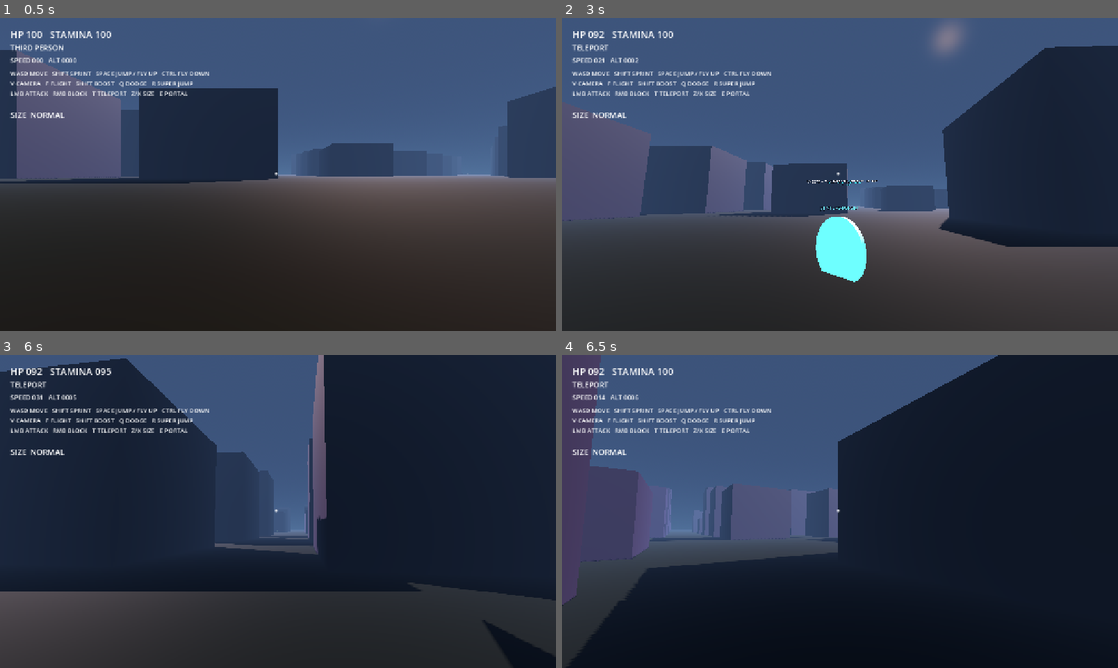
Above: before the commit, frames 1-4 (two rows, left to right).
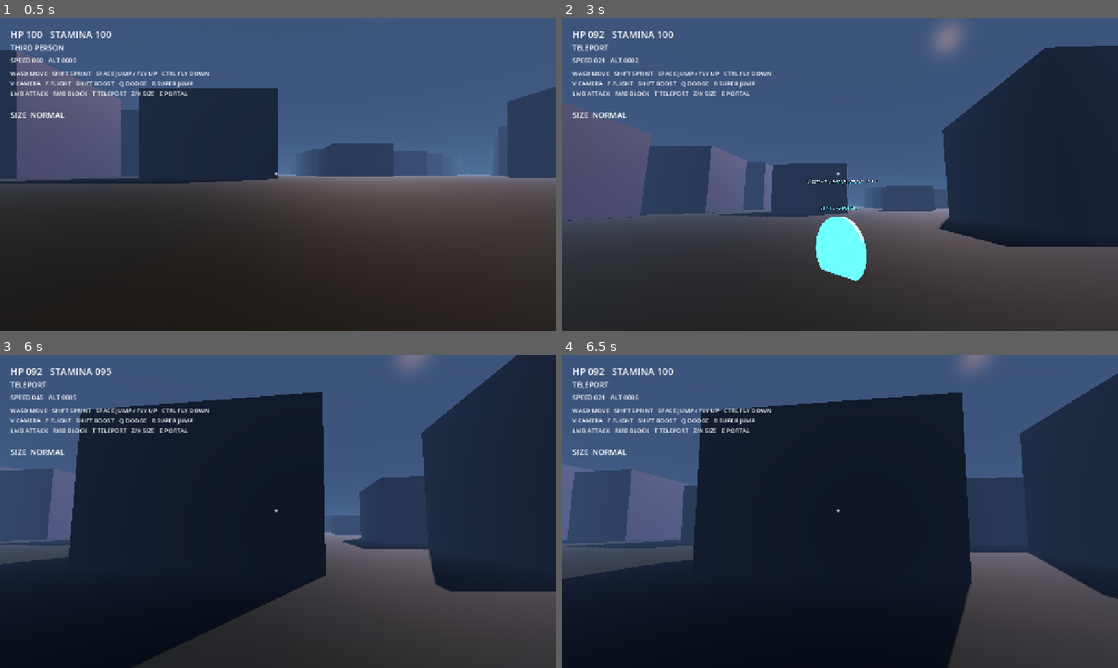
Above: after the commit, the same moments.

Repository: johnhenrystoney25/aeris
Game: Godot game, scene res://scenes/main/main.tscn
The game is run twice, just before and just after one commit, with the same random seed, the same clock (stepped at 60 frames per second) and the same inputs.
Inputs (mouse positions are in pixels of both pictures, inside the frame that each line leads up to):
- Up to frame 1 (0.5 s): no input
- Up to frame 2 (3 s): tap Enter at 0.5 s; move the mouse to (867, 174) at 0.52 s; hold W (move_forward) from 0.53 s (still down); tap F (ability_flight) at 0.6 s; click (867, 174) at 0.67 s; tap Space (jump) at 0.77, 1.52 s; move the mouse to (812, 174) at 1.27 s; tap T (ability_teleport) at 1.35 s; click (812, 174) at 1.42 s; move the mouse to (851, 168) at 2.02 s; click (851, 168) at 2.1 s; move the mouse to (834, 180) at 2.77 s; right-click (834, 180) at 2.85 s; click (834, 180) at 2.92 s
- Up to frame 3 (6 s): tap Space (jump) at 3.02, 3.77, 4.52 s; move the mouse to (316, 514) at 3.52 s; tap Q (dodge) at 3.6 s; click (316, 514) at 3.67 s; move the mouse to (233, 508) at 4.27 s; tap C (energy_blast) at 4.35 s; click (233, 508) at 4.42 s; move the mouse to (283, 511) at 5.02 s; hold Shift (flight_boost) 5.03-5.78 s; click (283, 511) at 5.17 s; move the mouse to (255, 505) at 5.77 s; release W (move_forward) at 5.78 s; hold D (move_right) from 5.78 s (still down); tap G (ground_slam) at 5.85 s; click (255, 505) at 5.92 s
- Up to frame 4 (6.5 s): keep holding D (move_right); tap Space (jump) at 6.02 s

Frame 1 is identical in both runs. In frame 2, less than 0.1% of the frame differs, in the area x 1-58%, y 60-85%; in frame 3, 50%, in the area x 0-100%, y 0-100%; in frame 4, 46%.

Commit message:
Fix flight camera oscillation and make WASD movement explicit

Diff:
--- a/scripts/player/player.gd
+++ b/scripts/player/player.gd
@@ -112,7 +112,13 @@
         _boost_timer = 0.2
         stamina -= 18.0 * delta
 
-    var input_vec := Input.get_vector("move_left", "move_right", "move_back", "move_forward")
+    # Explicit WASD mapping: W forward, S back, A left, D right.
+    var forward_input := Input.get_action_strength("move_forward") - Input.get_action_strength("move_back")
+    var right_input := Input.get_action_strength("move_right") - Input.get_action_strength("move_left")
+    var input_vec := Vector2(right_input, forward_input)
+    if input_vec.length_squared() > 1.0:
+        input_vec = input_vec.normalized()
+
     var camera_basis := pivot.global_transform.basis
     var forward := -camera_basis.z
     var right := camera_basis.x
@@ -120,7 +126,7 @@
     right.y = 0.0
     forward = forward.normalized()
     right = right.normalized()
-    var direction := (right * input_vec.x + forward * input_vec.y)
+    var direction := right * input_vec.x + forward * input_vec.y
     if direction.length_squared() > 0.01:
         direction = direction.normalized()
         _last_move_direction = direction
@@ -174,7 +180,6 @@
     if Input.is_action_pressed("flight_down"):
         vertical -= 1.0
 
-    # Looking upward/downward while moving also gives flight pitch control.
     if absf(vertical) < 0.1 and direction.length_squared() > 0.01 and absf(look_dir.y) > 0.3:
         vertical = look_dir.y * 0.8
 
@@ -194,12 +199,12 @@
         target_velocity = Vector3.UP * vertical * flight_vertical_speed
 
     velocity = velocity.lerp(target_velocity, minf(1.0, delta * flight_acceleration))
-    if fly_dir.length_squared() > 0.01:
-        rotation.y = lerp_angle(rotation.y, atan2(-fly_dir.x, -fly_dir.z), minf(1.0, delta * 5.0))
-
+    # IMPORTANT: flight no longer rotates the player every physics frame.
+    # Mouse yaw owns player rotation. This prevents the left/right oscillation
+    # caused by flight direction fighting mouse-look rotation.
     flight_fx.emitting = true
 
-func _update_wall_traversal(delta: float, direction: Vector3, speed: float) -> void:
+func _update_wall_traversal(delta: float, direction: Vector3, _speed: float) -> void:
     if is_on_floor():
         _wall_grace_timer = 0.0
         return
